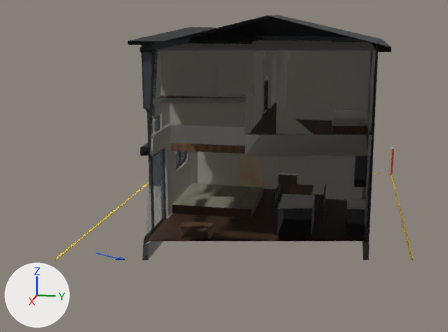
What one commit did to the glTF model U_24.glb.
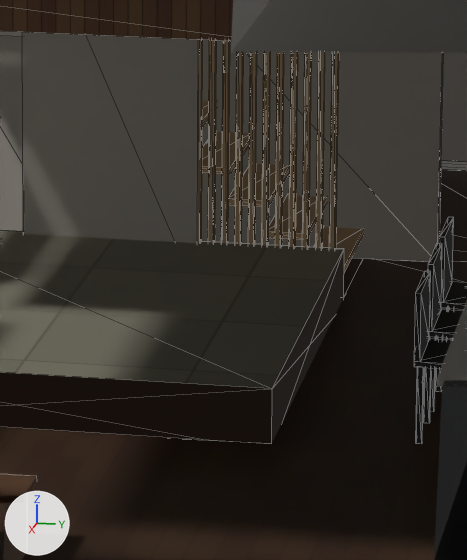
There are two pictures of each version: one whole from a 50 mm lens placed at (20.2, 3.37, 7.06), pointed at (-0.29, -0.73, 1.94), one close up on the part from 46% to 63% of the width and 44% to 71% of the height. Arrows for +X, +Y and +Z are at lower left; the lights stay in place. The older version's two pictures come first. The close-ups show mesh edges as thin lines. Everything nearer to the camera than a plane just in front of the edit is cut away. Vertices at exactly the same position are counted once.

Objects in the first close-up: 'ceiling', 'chair', 'counter', 'floor', 'kitchen', 'lowtable', 'riser', 'tatami', 'tread', 'wall', 'woodceil' and 1 more.
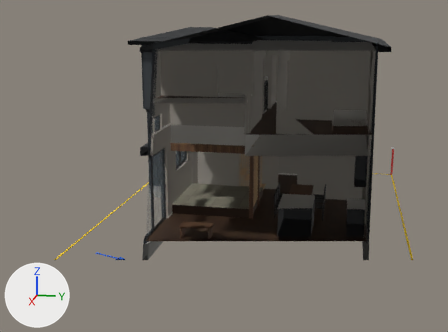
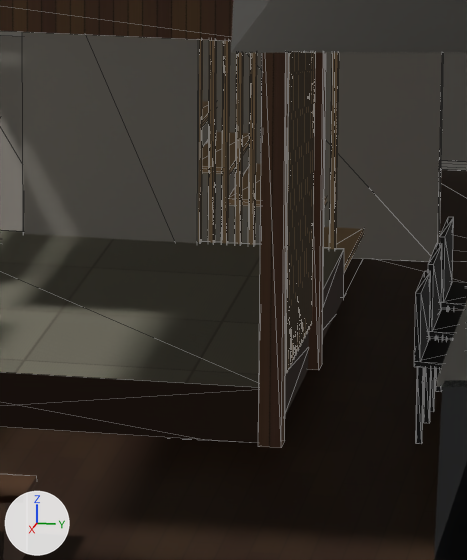
Edits to the scene script, one JSON object a line:
```json
{"block": "me_woodceil", "where": "# used by ob_woodceil; location = (0.0, 0.0, 0.0)"}
{"op": "remove", "block": "me_woodceil", "code": "me_woodceil.from_pydata(...)  # 40 vertices, 80 faces; spans x -4.78..1.2, y -2.28..4.09, z 2.74..3.59"}
{"op": "add", "block": "me_woodceil", "code": "me_woodceil.from_pydata(...)  # 56 vertices, 104 faces; spans x -4.78..1.2, y -2.28..4.09, z 0.59..3.59"}
{"block": "me_woodceil", "change": "me_woodceil part 1: a new loose piece, a box spanning x -0.29..-0.17, y 0.4..0.51, z 0.59..2.99, in mat_woodceil (picture img_image_3)"}
{"block": "me_woodceil", "change": "me_woodceil part 2: a new loose piece, a box spanning x 1.08..1.2, y 0.4..0.51, z 0.59..2.99, in mat_woodceil (picture img_image_3)"}
{"block": "me_tread", "where": "# used by ob_tread; location = (0.0, 0.0, 0.0)"}
{"op": "remove", "block": "me_tread", "code": "me_tread.from_pydata(...)  # 208 vertices, 312 faces; spans x -3.4..-1.57, y -2.27..0.46, z 0.59..3.4"}
{"op": "add", "block": "me_tread", "code": "me_tread.from_pydata(...)  # 336 vertices, 504 faces; spans x -3.4..1.09, y -2.27..0.47, z 0.59..3.4"}
{"block": "me_tread", "change": "me_tread part 3: a new loose piece, a box spanning x -0.147..-0.112, y 0.435..0.475, z 0.86..2.99, in mat_tread (brown #c9a77c)"}
{"block": "me_tread", "change": "me_tread part 4: a new loose piece, a box spanning x -0.068..-0.032, y 0.435..0.475, z 0.86..2.99, in mat_tread (brown #c9a77c)"}
{"block": "me_tread", "change": "me_tread part 5: a new loose piece, a box spanning x 0.013..0.047, y 0.435..0.475, z 0.86..2.99, in mat_tread (brown #c9a77c)"}
{"block": "me_tread", "change": "me_tread part 6: a new loose piece, a box spanning x 0.093..0.127, y 0.435..0.475, z 0.86..2.99, in mat_tread (brown #c9a77c)"}
{"block": "me_tread", "change": "me_tread part 7: a new loose piece, a box spanning x 0.172..0.207, y 0.435..0.475, z 0.86..2.99, in mat_tread (brown #c9a77c)"}
{"block": "me_tread", "change": "me_tread part 8: a new loose piece, a box spanning x 0.252..0.287, y 0.435..0.475, z 0.86..2.99, in mat_tread (brown #c9a77c)"}
{"block": "me_tread", "change": "me_tread part 9: a new loose piece, a box spanning x 0.333..0.368, y 0.435..0.475, z 0.86..2.99, in mat_tread (brown #c9a77c)"}
{"block": "me_tread", "change": "me_tread part 10: a new loose piece, a box spanning x 0.412..0.447, y 0.435..0.475, z 0.86..2.99, in mat_tread (brown #c9a77c)"}
{"block": "me_tread", "change": "me_tread part 11: a new loose piece, a box spanning x 0.493..0.527, y 0.435..0.475, z 0.86..2.99, in mat_tread (brown #c9a77c)"}
{"block": "me_tread", "change": "me_tread part 12: a new loose piece, a box spanning x 0.572..0.608, y 0.435..0.475, z 0.86..2.99, in mat_tread (brown #c9a77c)"}
{"block": "me_tread", "change": "me_tread part 13: a new loose piece, a box spanning x 0.652..0.688, y 0.435..0.475, z 0.86..2.99, in mat_tread (brown #c9a77c)"}
{"block": "me_tread", "change": "me_tread part 14: a new loose piece, a box spanning x 0.733..0.767, y 0.435..0.475, z 0.86..2.99, in mat_tread (brown #c9a77c)"}
{"block": "me_tread", "change": "other edits to the shape of me_tread do not show in these pictures"}
```

Boxes (x1, y1, x2, y2) around the edits, measured in the close-ups (467 x 560 px):
```json
{"object": "tread", "change": "reshaped", "before": [198, 40, 363, 273], "after": [198, 40, 363, 373]}
{"object": "woodceil", "change": "reshaped", "before": [0, 0, 233, 41], "after": [0, 0, 326, 448]}
{"part": 1, "of": "me_woodceil", "change": "added", "after": [308, 53, 326, 370]}
{"part": 2, "of": "me_woodceil", "change": "added", "after": [258, 53, 289, 448]}
{"part": 3, "of": "me_tread", "change": "added", "after": [310, 53, 316, 326]}
{"part": 4, "of": "me_tread", "change": "added", "after": [308, 53, 313, 330]}
{"part": 5, "of": "me_tread", "change": "added", "after": [306, 53, 311, 334]}
{"part": 6, "of": "me_tread", "change": "added", "after": [303, 53, 309, 338]}
{"part": 7, "of": "me_tread", "change": "added", "after": [301, 53, 307, 343]}
{"part": 8, "of": "me_tread", "change": "added", "after": [299, 53, 305, 347]}
{"part": 9, "of": "me_tread", "change": "added", "after": [297, 53, 303, 351]}
{"part": 10, "of": "me_tread", "change": "added", "after": [295, 53, 301, 356]}
{"part": 11, "of": "me_tread", "change": "added", "after": [292, 53, 298, 360]}
{"part": 12, "of": "me_tread", "change": "added", "after": [290, 53, 296, 364]}
{"part": 13, "of": "me_tread", "change": "added", "after": [288, 53, 294, 369]}
{"part": 14, "of": "me_tread", "change": "added", "after": [286, 53, 292, 373]}
```
